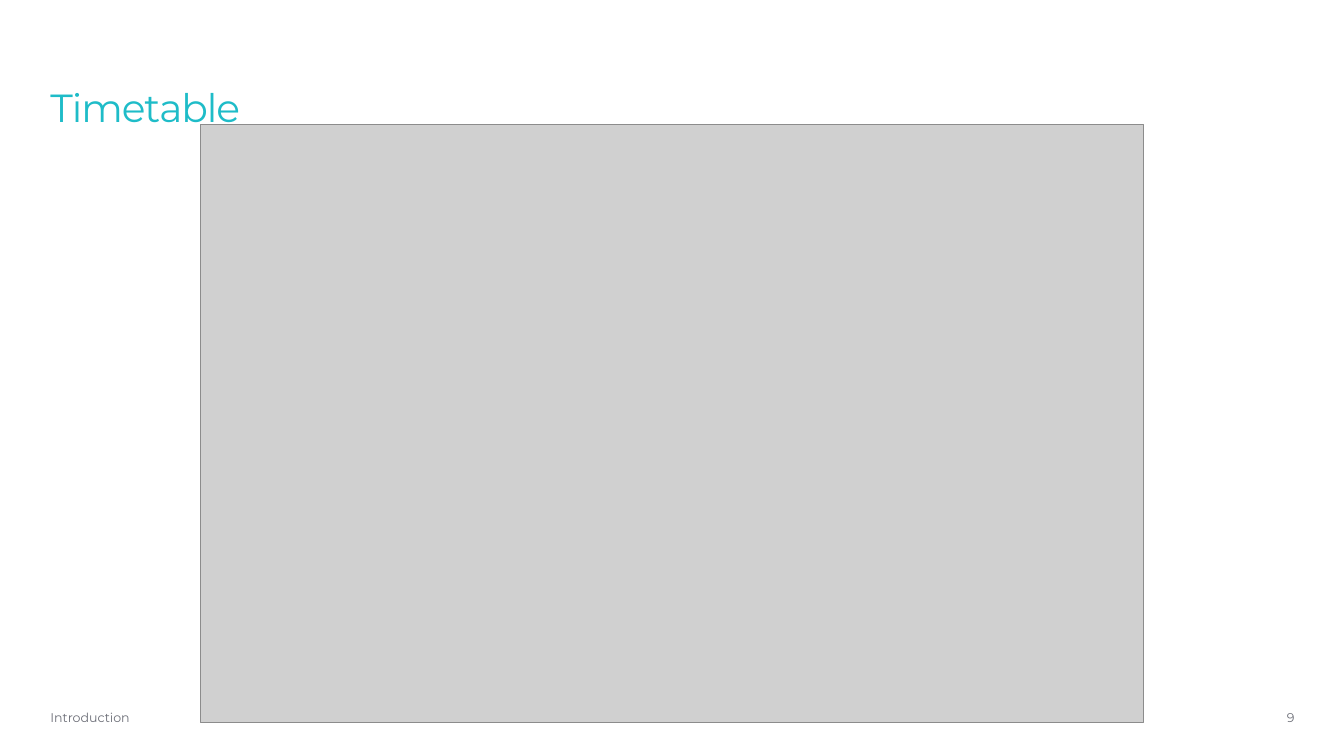
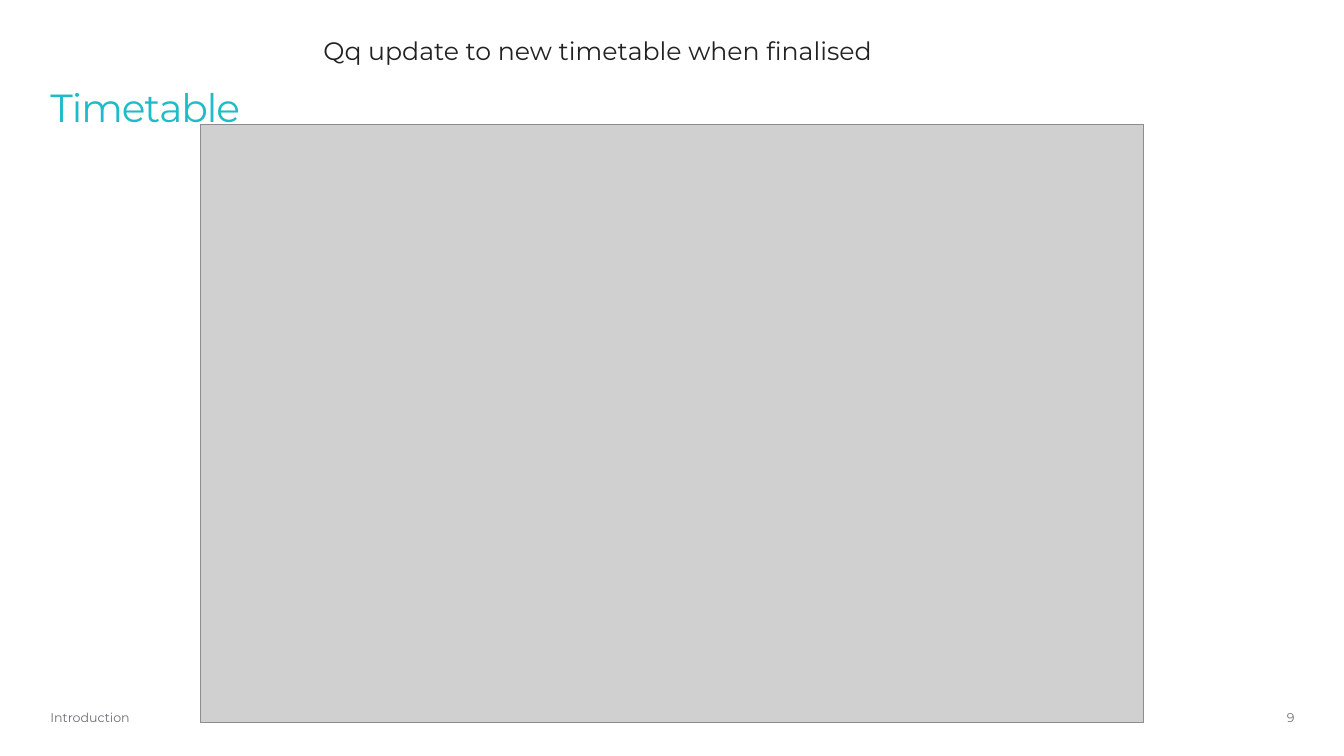
Before and after one commit to caz-yang/softwire-work-experience-oct-2025, a slide deck: slide 9 of course-assets/presentations/intro.pptx. Drawn at 1344x756 pixels with LibreOffice and Linux fonts; fonts in the diff are those of the drawing; grey boxes stand for pictures; background and template pictures are left out. Boxes give left, top, right and bottom in pixels: in the first picture for what was removed or moved away, otherwise in the second. Text is boxed around its words. In the diff, an @@ line names an element or a change of style, - is before the commit and + after.

```diff
--- a/course-assets/presentations/intro.pptx
+++ b/course-assets/presentations/intro.pptx
@@ text added at (323, 41, 871, 65), 18 pt, text #222222 @@
+Qq update to new timetable when finalised
```
Also in this commit, not shown: 8 other slides changed.
